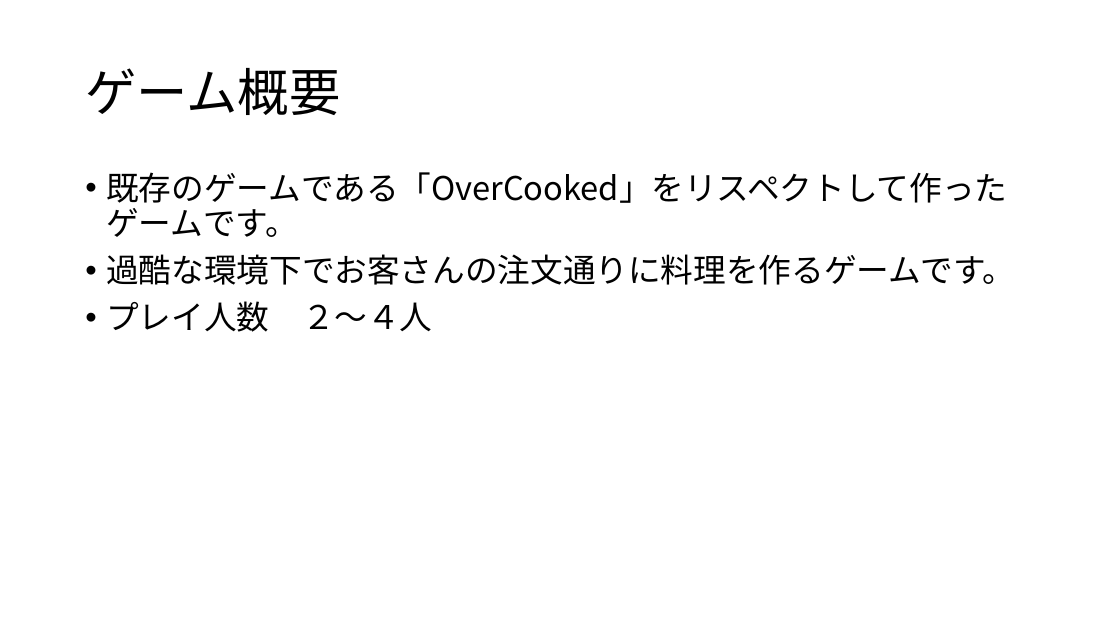
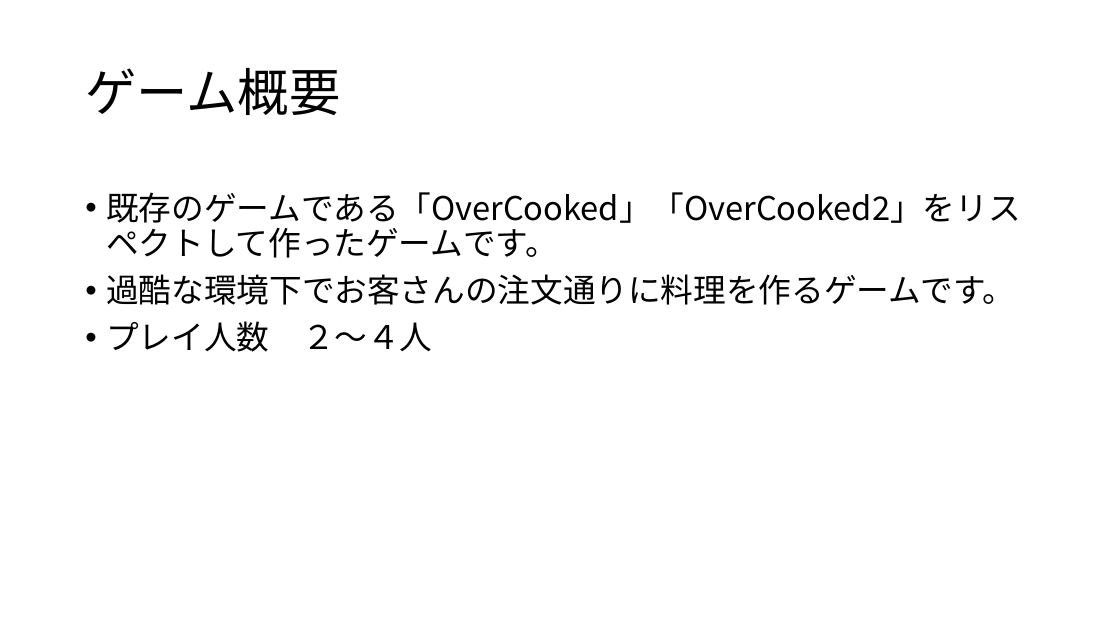
Before and after one commit to kyotento/KyotEngine, a slide deck: slide 5 of ポートフォリオ(仮).pptx. Drawn at 1120x630 pixels with LibreOffice and Linux fonts; fonts in the diff are those of the drawing. Boxes give left, top, right and bottom in pixels: in the first picture for what was removed or moved away, otherwise in the second. Text is boxed around its words. In the diff, an @@ line names an element or a change of style, - is before the commit and + after.

```diff
--- a/ポートフォリオ(仮).pptx
+++ b/ポートフォリオ(仮).pptx
@@ text "既存のゲームである「OverCooked」「OverCooked2」をリスペクトして作ったゲームです。": place and size @@
-text "既存のゲームである「OverCooked」「OverCooked2」をリスペクトして作ったゲームです。" at bbox=[106, 172, 1015, 332]
+text "既存のゲームである「OverCooked」「OverCooked2」をリスペクトして作ったゲームです。" at bbox=[106, 192, 1020, 352]
@@ text at bbox=[106, 192, 1020, 258]: text changed @@
-• 既存のゲームである「OverCooked」をリスペクトして作ったゲームです。
+• 既存のゲームである「OverCooked」「OverCooked2」をリスペクトして作ったゲームです。
```
Also in this commit, not shown: 2 other slides changed, 1 slide added, 3 slides removed, 6 other files.
